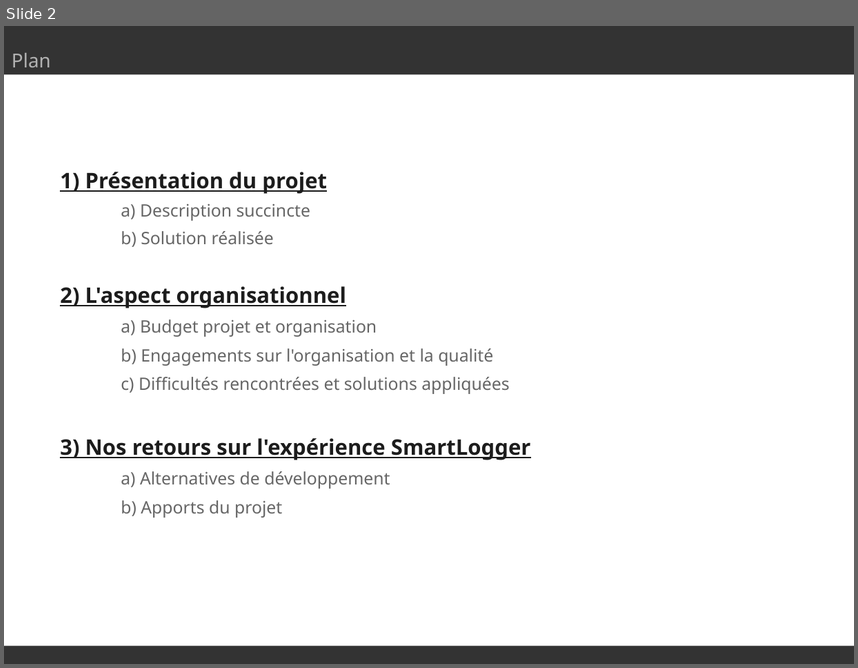
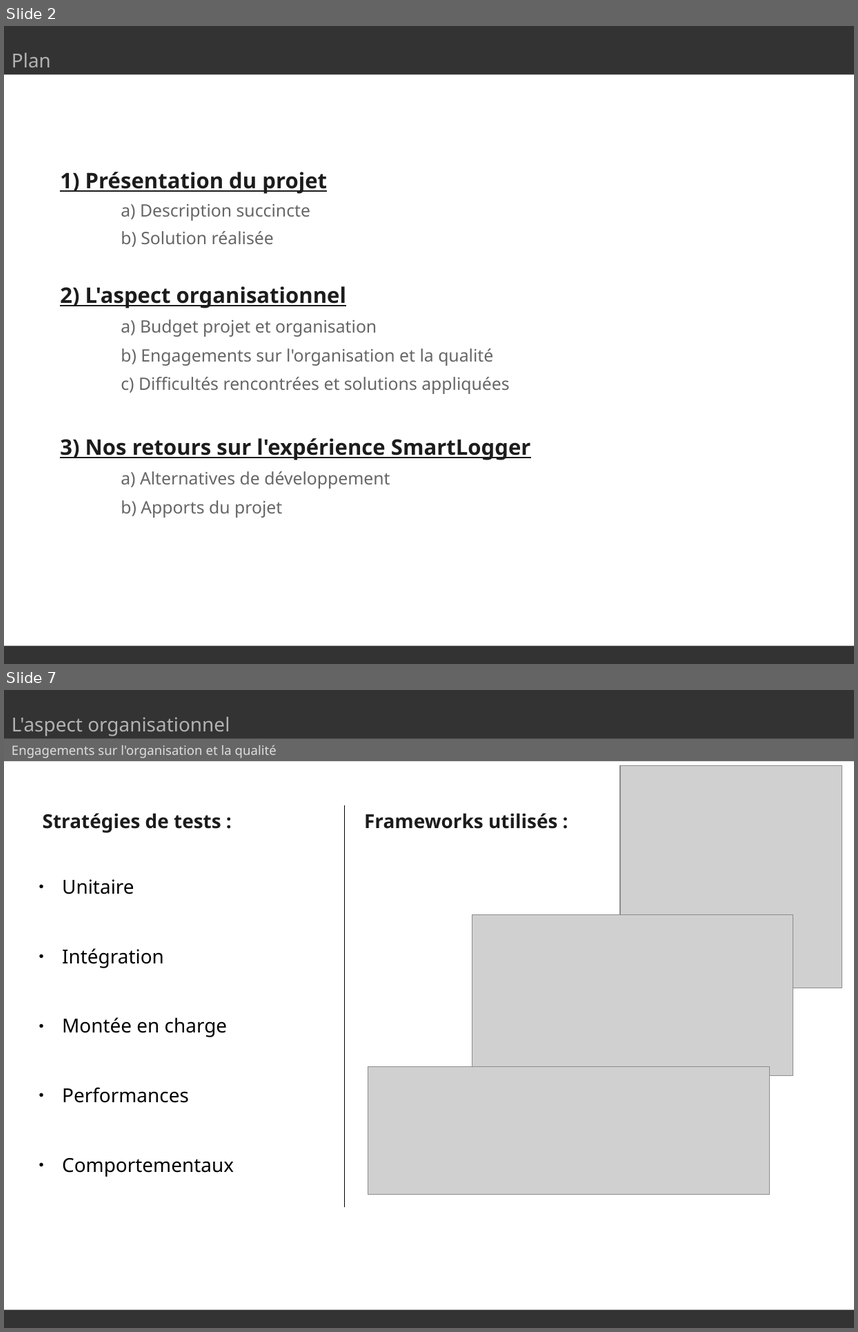
Before and after one commit to SmartLoggerManagement/SmartLogger, a slide deck: Soutenances/soutenance.odp. Shown one above the other, each under a label of ours: slide 2 before the commit, slides 2 and 7 after it; the slides between them are not shown. The pictures are 858x668 and 858x1332 pixels, drawn with LibreOffice and Linux fonts; fonts in the diff are those of the drawing; grey boxes stand for pictures. Boxes give left, top, right and bottom in pixels: in the first picture for what was removed or moved away, otherwise in the second. Text is boxed around its words. In the diff, an @@ line names an element or a change of style, - is before the commit and + after.

```diff
--- a/Soutenances/soutenance.odp
+++ b/Soutenances/soutenance.odp
@@ slide 7 added at [4,690,854,1328], background #FFFFFF @@
@@ rectangle added at [4,690,854,738], fill #333333 @@
@@ text added at [12,717,230,736], 18 pt, text #B2B2B2 @@
+L'aspect organisationnel
@@ rectangle added at [4,732,854,761], fill #666666 @@
@@ text added at [12,745,277,758], 12 pt, text #DDDDDD @@
+Engagements sur l'organisation et la qualité
@@ picture added at [620,766,842,987] @@
@@ text added at [43,813,221,833], 18 pt, text #1C1C1C, bold @@
+Stratégies de tests :
@@ line added from (345, 806) to (345, 1206), #000000 0 pt @@
@@ text added at [364,813,557,829], 18 pt, text #1C1C1C, bold @@
+Frameworks utilisés :
@@ text added at [62,879,234,1176], 18 pt, text #000000 @@
+● Unitaire
+● Intégration
+● Montée en charge
+● Performances
+● Comportementaux
@@ picture added at [473,914,794,1075] @@
@@ picture added at [368,1067,770,1194] @@
@@ rectangle added at [4,1310,854,1328], fill #333333 @@
```
Also in this commit, not shown: 2 slides changed, 7 other slides added, 1 slide removed.
